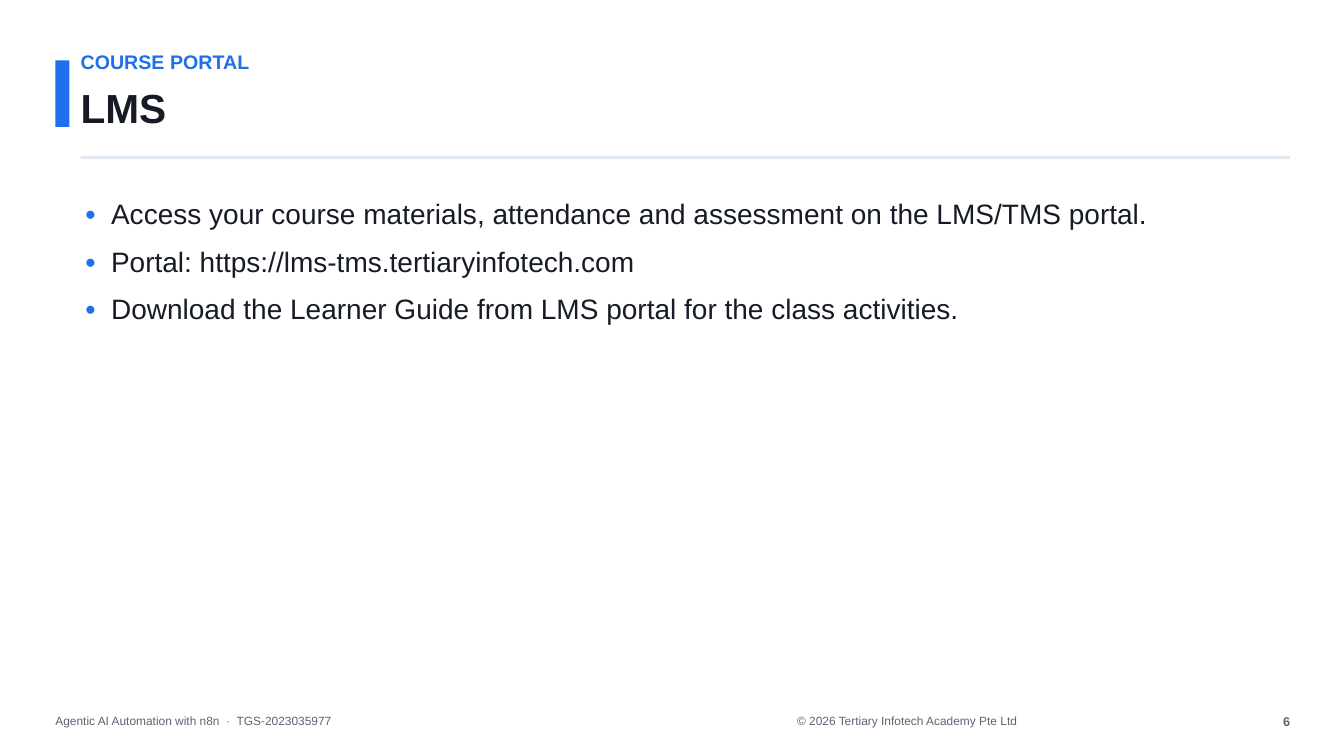
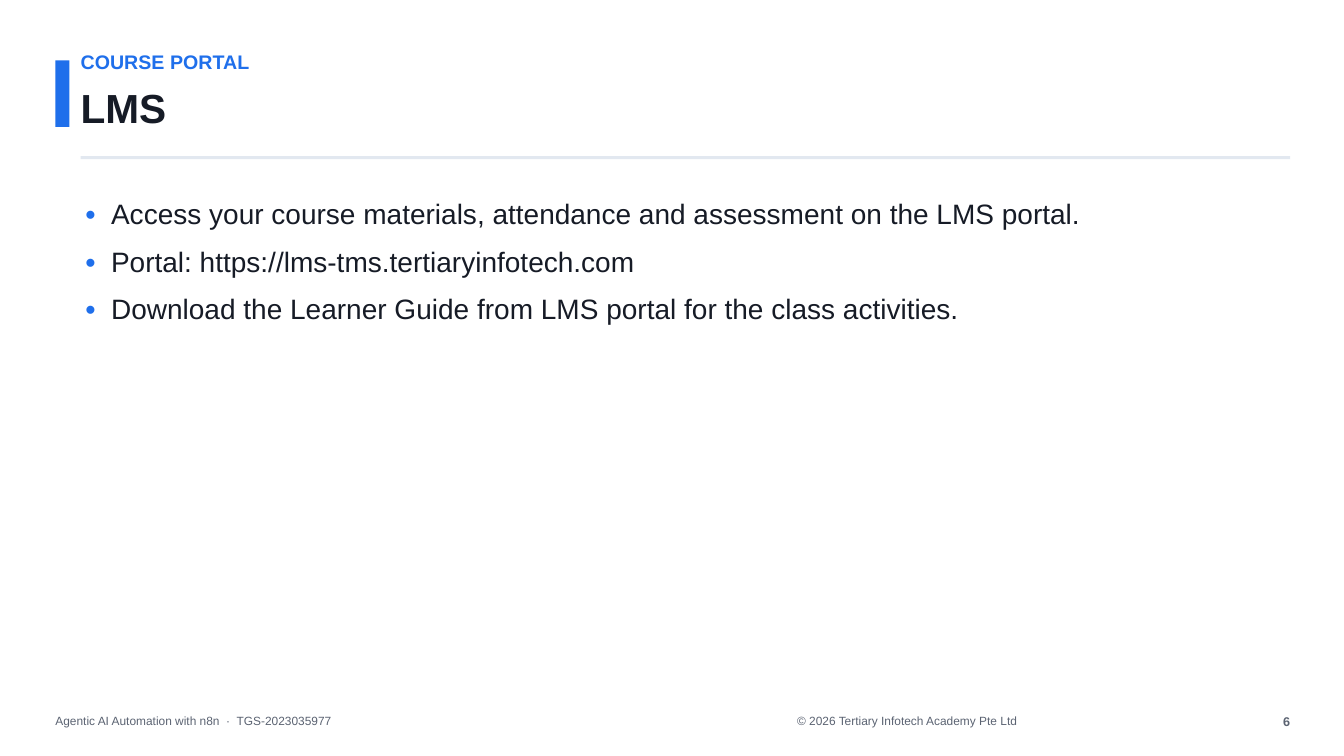
Before and after one commit to tertiarycourses/TGS-2023035977-Agentic-AI-Automation-with-n8n, a slide deck: slide 7 of courseware/Agentic AI Automation with n8n.pptx. Drawn at 1344x756 pixels with LibreOffice and Linux fonts; fonts in the diff are those of the drawing. Boxes give left, top, right and bottom in pixels: in the first picture for what was removed or moved away, otherwise in the second. Text is boxed around its words. In the diff, an @@ line names an element or a change of style, - is before the commit and + after.

```diff
--- a/courseware/Agentic AI Automation with n8n.pptx
+++ b/courseware/Agentic AI Automation with n8n.pptx
@@ text at (x1=111, y1=203, x2=1080, y2=229): text changed @@
-• Access your course materials, attendance and assessment on the LMS/TMS portal.
+• Access your course materials, attendance and assessment on the LMS portal.
```
Also in this commit, not shown: 3 other slides changed, 1 other file.
